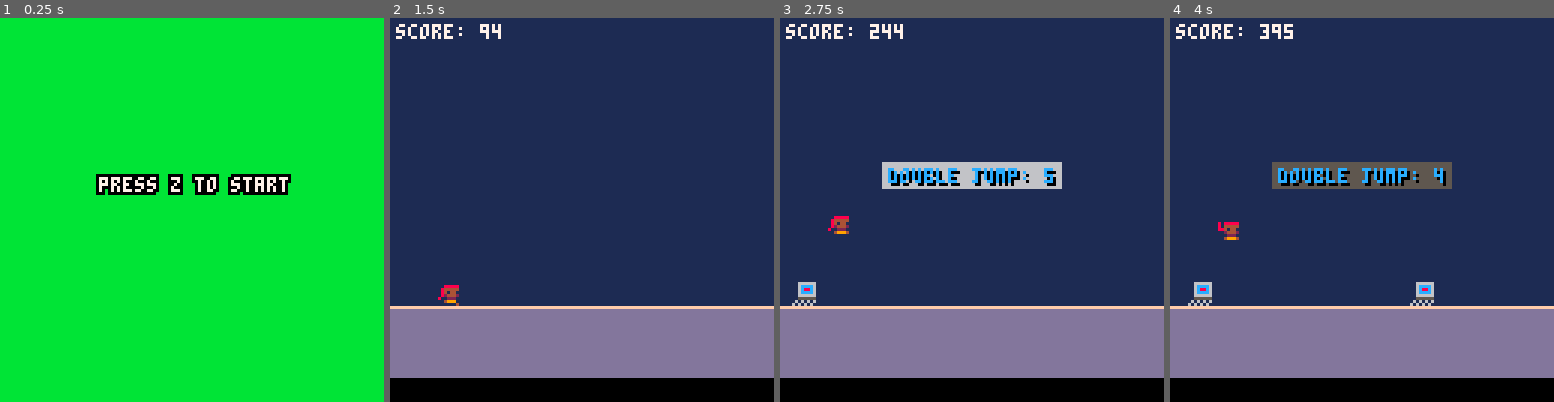
Above: before the commit, frames 1-4 (left to right).
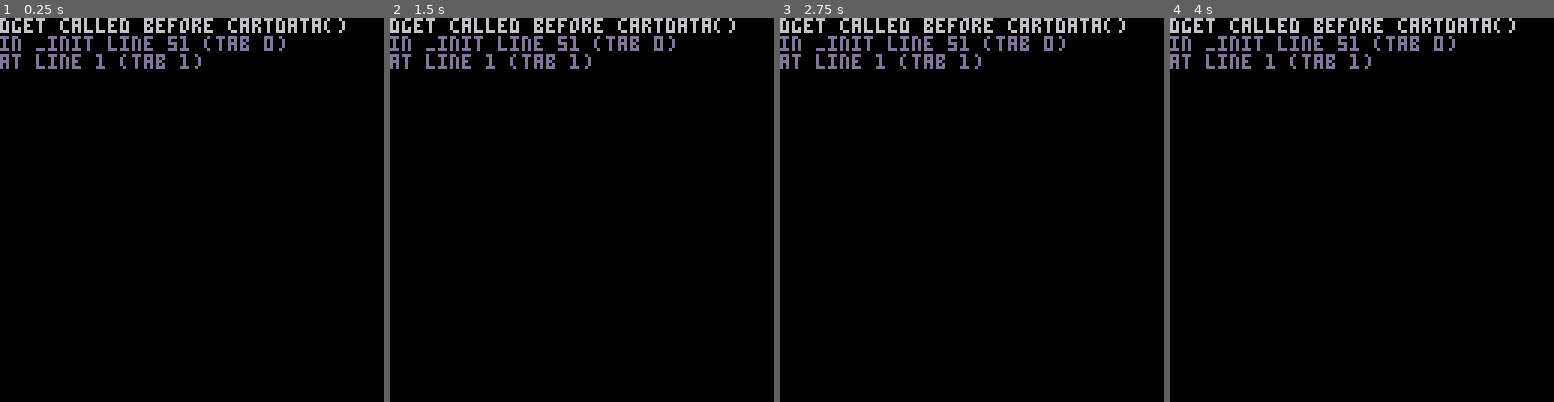
Above: after the commit, the same moments.

Repository: ltpitt/lua-pico-8-oracle-odyssey
Game: PICO-8 cartridge oracle-odyssey.p8
Two runs of this game, one before a commit and one after it. Both use one fixed random seed, a clock stepped at 60 frames per second and the inputs below.
Inputs:
- Up to frame 1 (0.25 s): no input
- Up to frame 2 (1.5 s): tap O (Z key) at 0.7 s
- Up to frame 3 (2.75 s): tap O (Z key) at 1.7, 2.1, 2.5 s
- Up to frame 4 (4 s): tap O (Z key) at 2.9, 3.3, 3.7 s

The runs differ from the first frame. In frame 1, 98% of the frame differs, in the area x 0-100%, y 0-100%; in frame 2, 94%; in frame 3, 93%; in frame 4, 93%.

Commit message:
Add 3 key improvements: high score, level display, progressive speed
Agent-Logs-Url: https://github.com/ltpitt/lua-pico-8-oracle-odyssey/sessions/074c40a6-0d27-469a-b246-413030e7a54f

Co-authored-by: ltpitt <2233556+ltpitt@users.noreply.github.com>

Diff:
--- a/oracle-odyssey.p8
+++ b/oracle-odyssey.p8
@@ -9,12 +9,16 @@
     },
     state = 1,
     score = 0,
+    high_score = 0,
     game_over = false,
     obstacle_count = 0,
     obstacle_timer = 0,
     obstacle_interval = 60,
     debug = false,
-    current_music = 0
+    current_music = 0,
+    last_level = 1,
+    level_announcement = 0,
+    level_announce_duration = 120
 }
 
 player = {
@@ -47,6 +51,7 @@
 
 function _init()
     cls()
+    game.high_score = dget(0)
     game.state = game.states.splash
 end
 
@@ -62,6 +67,8 @@
     player.max_jumps = 1
     game.obstacle_count = 0
     player.start_x = player.x
+    game.last_level = 1
+    game.level_announcement = 0
 end
 
 function _update60()
@@ -168,6 +175,15 @@
     update_power_ups()
     check_collisions()
     game.score = game.score + 2
+    -- track level changes for announcement
+    local current_level = get_current_level()
+    if current_level ~= game.last_level then
+      game.last_level = current_level
+      game.level_announcement = game.level_announce_duration
+    end
+    if game.level_announcement > 0 then
+      game.level_announcement = game.level_announcement - 1
+    end
   else
     if btnp(4) then
       _init()
@@ -225,8 +241,9 @@
         game.obstacle_interval = 30 + rnd(60)
     end
 
+    local spd = get_obstacle_speed()
     for obstacle in all(obstacles) do
-        obstacle.x = obstacle.x - 2
+        obstacle.x = obstacle.x - spd
         if get_current_level() == 5 then
             obstacle.y = obstacle.y + obstacle.dy
             if obstacle.y < 50 or obstacle.y > 88 then
@@ -241,8 +258,9 @@
 end
 
 function update_power_ups()
+    local spd = get_obstacle_speed()
     for power_up in all(power_ups) do
-        power_up.x = power_up.x - 2
+        power_up.x = power_up.x - spd
         if power_up.x < -8 then
             del(power_ups, power_up)
         elseif player.x < power_up.x + power_up.width and
@@ -272,6 +290,7 @@
     draw_obstacles()
     draw_power_ups()
     draw_score()
+    draw_level_info()
     draw_power_up_timer()
 end
 
@@ -350,14 +369,19 @@
 
 function draw_gameover()
     write_c("game over!", 40, 8)
-    write_c("score: "..game.score, 60, 8)
-    write_c("press z to continue", 80, 8)
+    write_c("score: "..game.score, 55, 8)
+    write_c("best: "..game.high_score, 70, 7)
+    write_c("press z to continue", 85, 8)
 end
 
 function draw_splash()
     rectfill(0, 0, screen_size, screen_size, 11)
     local text = "press z to start"
     write(text, text_x_pos(text), 52, 7)
+    if game.high_score > 0 then
+        local hs_text = "best: "..game.high_score
+        write_c(hs_text, 65, 7)
+    end
 end
 
 function draw_border()
@@ -396,6 +420,10 @@
            player.x + player.width > obstacle.x and
            player.y < obstacle.y + obstacle.height and
            player.y + player.height > obstacle.y then
+            if game.score > game.high_score then
+                game.high_score = game.score
+                dset(0, game.high_score)
+            end
             game.game_over = true
             change_state(game.states.gameover)
         end
@@ -415,6 +443,23 @@
         return 5
     else
         return 6
+    end
+end
+
+function get_obstacle_speed()
+    local speeds = {2, 2.5, 3, 3.5, 4, 4.5}
+    local level = min(get_current_level(), #speeds)
+    return speeds[level]
+end
+
+function draw_level_info()
+    local level = get_current_level()
+    print("level: "..level, 2, 10, 11)
+    if game.level_announcement > 0 then
+        local y = 38
+        local msg = "level "..level.."!"
+        local col = flr(game.level_announcement / 8) % 2 == 0 and 7 or 10
+        write_c(msg, y, col)
     end
 end
 
